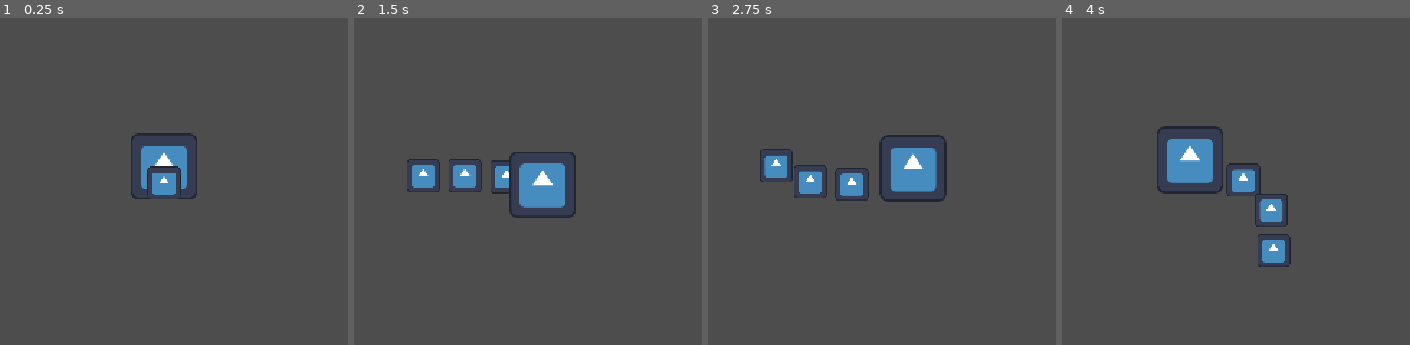
Above: before the commit, frames 1-4 (left to right).
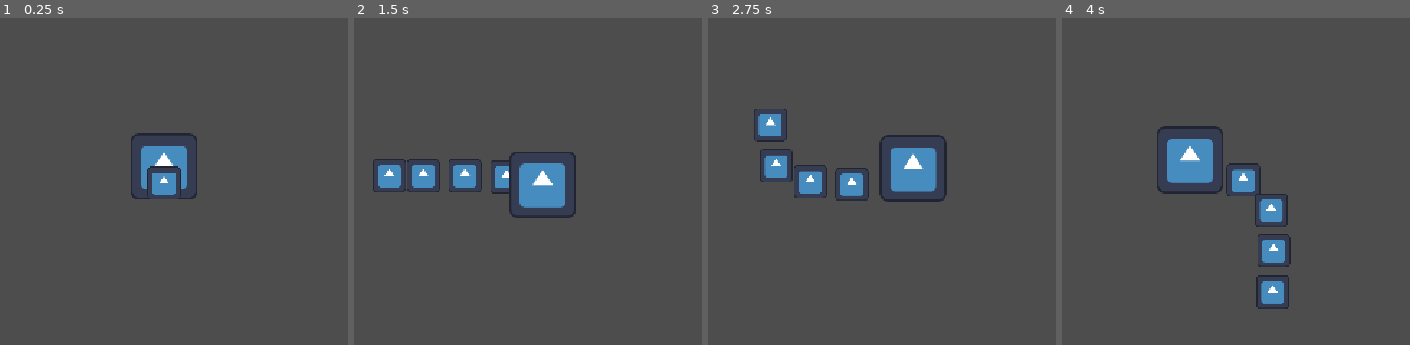
Above: after the commit, the same moments.

Repository: frantisek-boura/summoner-game
Game: Godot game, scene res://scenes/player/player.tscn
Two runs of this game, one before a commit and one after it. Both use one fixed random seed, a clock stepped at 60 frames per second and the inputs below. The engine's default icon, where the game draws it, is replaced by a stand-in: a white triangle on a blue panel in a dark square.
Inputs (mouse positions are in pixels of both pictures, inside the frame that each line leads up to):
- Up to frame 1 (0.25 s): no input
- Up to frame 2 (1.5 s): tap Enter at 0.5 s; move the mouse to (695, 178) at 0.52 s; hold D (right) 0.53-1.28 s; hold E (minion_selector) 0.53-1.28 s; click (695, 178) at 0.67 s; move the mouse to (357, 224) at 1.27 s; hold S (down) from 1.28 s (still down); tap F (set_selected_minion_independent) at 1.35 s
- Up to frame 3 (2.75 s): move the mouse to (951, 99) at 2.02 s; release S (down) at 2.03 s; hold D (right) from 2.03 s (still down); hold E (minion_selector) from 2.03 s (still down)
- Up to frame 4 (4 s): move the mouse to (1187, 289) at 2.77 s; release D (right) at 2.78 s; release E (minion_selector) at 2.78 s; hold W (up) 2.78-3.53 s; tap F (set_selected_minion_independent) at 2.85 s; click (1187, 289) at 2.92 s; move the mouse to (outside the picture) at 3.52 s; hold A (left) from 3.53 s (still down); hold E (minion_selector) from 3.53 s (still down)

The runs differ from the first frame. In frame 2, 0.6% of the frame differs, in the area x 5-15%, y 43-54%; in frame 3, 0.5%; in frame 4, 0.6%, in the area x 55-66%, y 78-89%.

Commit message:
feat: add a minion cap

Diff:
--- a/scenes/player/player.tscn
+++ b/scenes/player/player.tscn
@@ -71,6 +71,8 @@
 
 [node name="minion3" parent="minion_manager/minion_handler" unique_id=518203392 instance=ExtResource("10_uf5tr")]
 
+[node name="minion4" parent="minion_manager/minion_handler" unique_id=875002325 instance=ExtResource("10_uf5tr")]
+
 [node name="minion_manager_state_machine" parent="minion_manager" unique_id=1920102366 node_paths=PackedStringArray("beginning_state") instance=ExtResource("10_fcs02")]
 beginning_state = NodePath("minion_manager_select_state")
 
--- a/scripts/player/minion_handler.gd
+++ b/scripts/player/minion_handler.gd
@@ -16,7 +16,7 @@
 	child_entered_tree.connect(_on_minion_tree_changed.bind(false))
 	child_exiting_tree.connect(_on_minion_tree_changed.bind(true))
 
-# TODO: Minion Add/Remove methods.
+# TODO: Minion Add/Remove methods. Has to check maximum mininos when adding.
 
 func reorganize_minions() -> void:
 	_reorganize_minions(null, false)
@@ -29,7 +29,8 @@
 	var new_forcible_minion_count: int = 0
 	for minion: Minion in get_children():
 		if minion == target_node and is_deleting:
-			minion.state_machine.forcible_changed.disconnect(_on_forcible_changed.bind(minion))
+			if minion.state_machine.forcible_changed.is_connected(_on_forcible_changed.bind(minion)):
+				minion.state_machine.forcible_changed.disconnect(_on_forcible_changed.bind(minion))
 			continue
 
 		if not minion.state_machine.forcible_changed.is_connected(_on_forcible_changed.bind(minion)):
@@ -46,6 +47,10 @@
 	forcible_minions = new_forcible_minions
 
 func _on_minion_tree_changed(target_node: Node = null, is_deleting: bool = false) -> void:
+	if len(get_children()) > MinionManager.MAX_MINIONS_COUNT and not is_deleting:
+		target_node.queue_free()
+		return
+
 	_reorganize_minions(target_node, is_deleting)
 	minion_tree_changed.emit(target_node as Minion if not is_deleting else null)
 
--- a/scripts/player/minion_manager/minion_manager.gd
+++ b/scripts/player/minion_manager/minion_manager.gd
@@ -2,6 +2,7 @@
 class_name MinionManager
 extends Node2D
 
+const MAX_MINIONS_COUNT: int = 12
 const IDLE_RADIUS: float = 300.0
 const IDLE_RADIUS_Y_MULTIPLIER: float = 0.5
 
@@ -30,7 +31,7 @@
 	minion_path.update_timer.timeout.connect(_on_path_updated)
 
 	minion_handler.reorganize_minions()
-	minion_path.init_points(entity.global_position, len(minion_handler.forcible_minions))
+	minion_path.init_points(entity.global_position)
 
 ## Increases internal [member MinionManager.angle] value used for determining current idle position of each minion.
 ## Takes [float] [param delta] as increment.
@@ -60,8 +61,6 @@
 	selected_minion_indicator.enable(minion)
 
 func _on_minion_tree_changed(_new_minion: Minion = null) -> void:
-	if len(minion_handler.minions) >= len(minion_path.points) - 1:
-		minion_path.extend_points(entity.global_position)
 	_update_minion_follow_points()
 	for m: Minion in minion_handler.forcible_minions.keys():
 		print(m.movement.follow_position)
--- a/scripts/player/minion_manager/minion_path.gd
+++ b/scripts/player/minion_manager/minion_path.gd
@@ -23,19 +23,11 @@
 	back.global_position = new_position
 	points.push_front(back)
 
-## Used to double the amount of points.
-func extend_points(new_position: Vector2) -> void:
-	for _i in len(points):
-		var point: Node2D = Node2D.new()
-		point.global_position = new_position
-		points.append(point)
-		add_child(point)
-
-## Initializes [param count] amount of points at [param origin_position] position.
-func init_points(origin_position: Vector2, count: int) -> void:
+## Initializes [const MinionManager.MAX_MINIONS_COUNT] amount of points at [param origin_position] position.
+func init_points(origin_position: Vector2) -> void:
 	_clear_points()
 
-	for _i in count * 2:
+	for _i in MinionManager.MAX_MINIONS_COUNT:
 		var point: Node2D = Node2D.new()
 		point.global_position = origin_position
 		points.append(point)
